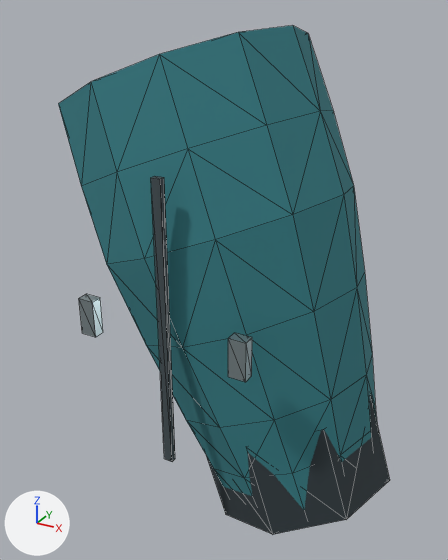
The glTF model Resource/Export/Modules/Outfit_Pilot_Female_Heavy_Cuff_L.glb, before and after one commit.
The view is the same before and after, from a camera (50 mm lens) standing at (0.531, -0.3, 1.204) and looking at (0.372, -0.011, 1.059). The axes (+X, +Y, +Z) are drawn at lower left. The lights are the same throughout. The picture after the commit comes second. Mesh edges are drawn as thin lines. Vertices at exactly the same position are counted once.

Names of what the first picture shows: 'Outfit_Pilot_Female_Heavy_Cuff_L'.
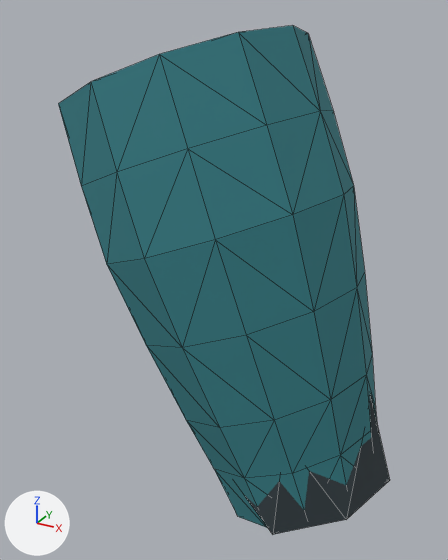
What differs and where, as boxes [x1, y1, x2, y2] in the pictures (448 x 560 px):
part 1 of me_outfit_pilot_female_heavy_cuff_l_mesh_001, deleted: before [79, 294, 103, 337]
part 2 of me_outfit_pilot_female_heavy_cuff_l_mesh_001, deleted: before [228, 333, 252, 382]
part 3 of me_outfit_pilot_female_heavy_cuff_l_mesh_001, deleted: before [151, 176, 175, 462]
part 4 of me_outfit_pilot_female_heavy_cuff_l_mesh_001, cut back: before [207, 395, 371, 534]; after [243, 395, 371, 534]

Diff of the bpy script that builds the scene:
```diff
--- a/Resource/Export/Modules/Outfit_Pilot_Female_Heavy_Cuff_L.glb.py
+++ b/Resource/Export/Modules/Outfit_Pilot_Female_Heavy_Cuff_L.glb.py
@@ me_outfit_pilot_female_heavy_cuff_l_mesh_001 @@
 # used by ob_outfit_pilot_female_heavy_cuff_l; location = (0.0, 0.0, 0.0)
-me_outfit_pilot_female_heavy_cuff_l_mesh_001.from_pydata(...)  # 124 vertices, 225 faces; spans x 0.275..0.479, y -0.087..0.07, z 0.922..1.196
+me_outfit_pilot_female_heavy_cuff_l_mesh_001.from_pydata(...)  # 97 vertices, 183 faces; spans x 0.275..0.479, y -0.078..0.07, z 0.922..1.196
+# me_outfit_pilot_female_heavy_cuff_l_mesh_001 part 1: the loose piece of 8 vertices spanning x 0.33..0.339, y -0.087..-0.081, z 1.049..1.069 is deleted
+# me_outfit_pilot_female_heavy_cuff_l_mesh_001 part 2: the loose piece of 8 vertices spanning x 0.415..0.424, y -0.087..-0.081, z 1.049..1.069 is deleted
+# me_outfit_pilot_female_heavy_cuff_l_mesh_001 part 3: the loose piece of 8 vertices spanning x 0.375..0.38, y -0.082..-0.079, z 0.983..1.136 is deleted
+# me_outfit_pilot_female_heavy_cuff_l_mesh_001 part 4
+# 4 vertices are removed from x 0.393..0.427, y -0.065..0.037, z 0.925..0.994
+# 14 faces are deleted
+# 1 vertex moves from x 0.45, y -0.047, z 1.006 to x 0.432, y -0.056, z 1.0
+# 1 vertex is added at (0.41, 0.028, 0.93)
+# 8 new faces join them, mat_rubber (dark blue #2d383d)
 me_outfit_pilot_female_heavy_cuff_l_mesh_001.materials.append(mat_cloth_teal)
 me_outfit_pilot_female_heavy_cuff_l_mesh_001.materials.append(mat_rubber)
-me_outfit_pilot_female_heavy_cuff_l_mesh_001.materials.append(mat_fabric_seam)  # greyish blue #424d52
-me_outfit_pilot_female_heavy_cuff_l_mesh_001.materials.append(mat_fastener_titanium)  # grey #a8b6ba
```
